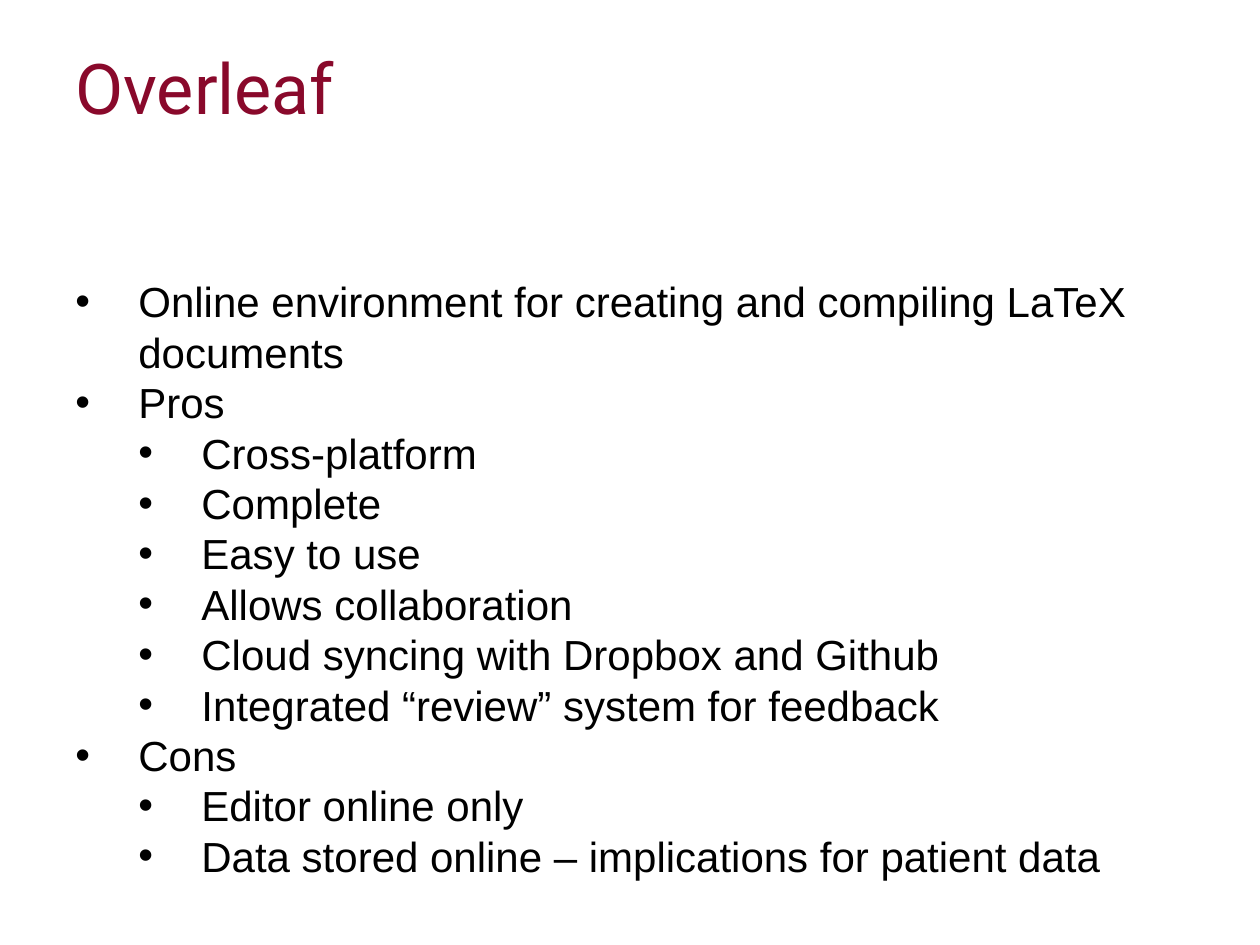
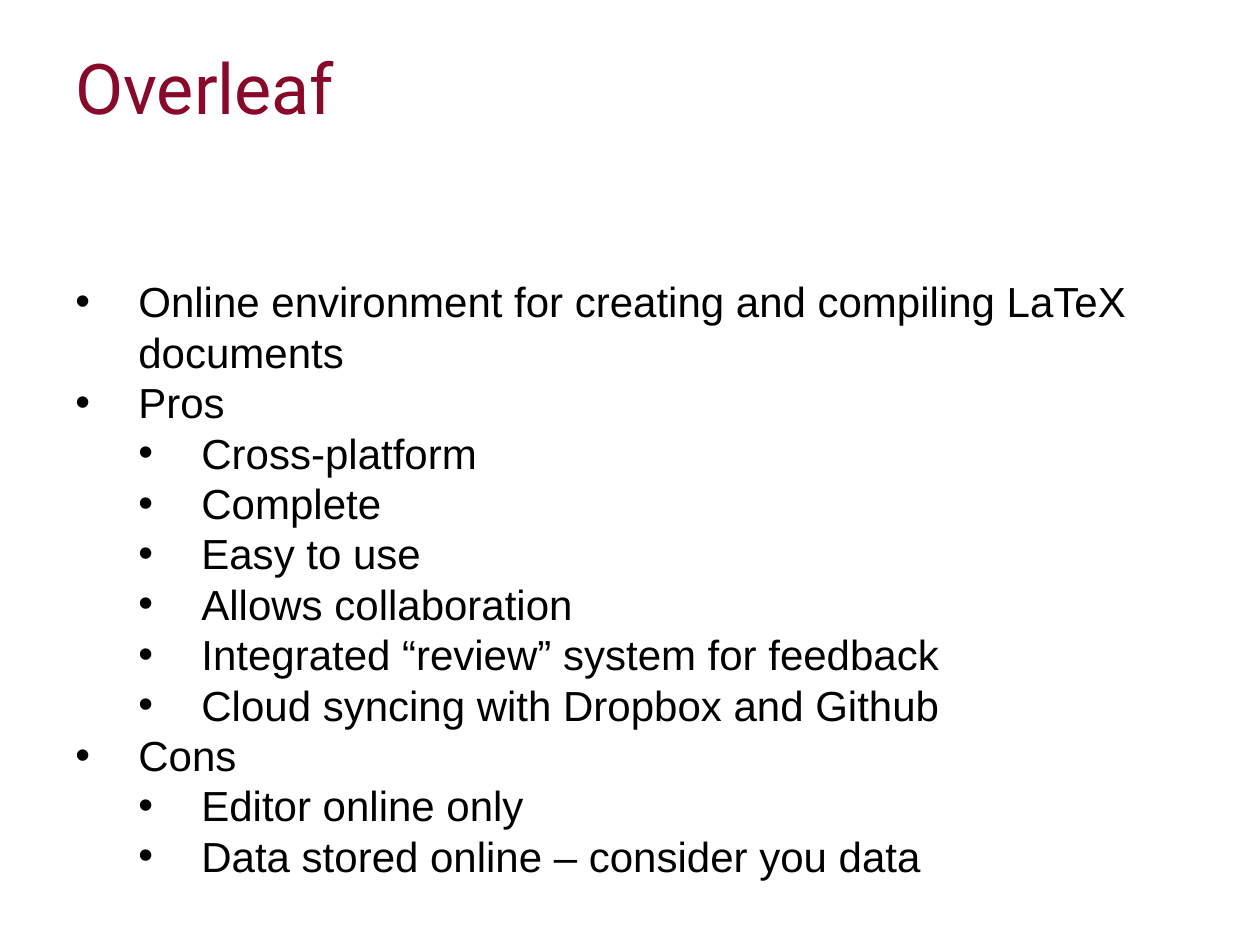
Before and after one commit to ImperialCollegeLondon/RCDS-introduction-to-latex, a slide deck: slide 6 of Intro to Latex Slides.pptx (slide 5 before the commit). Drawn at 1260x945 pixels with LibreOffice and Linux fonts; fonts in the diff are those of the drawing; background and template pictures are left out. Boxes give left, top, right and bottom in pixels: in the first picture for what was removed or moved away, otherwise in the second. Text is boxed around its words. In the diff, an @@ line names an element or a change of style, - is before the commit and + after.

```diff
--- a/Intro to Latex Slides.pptx
+++ b/Intro to Latex Slides.pptx
@@ text at <box>201,639,938,679</box>: paragraph added @@
+  • Integrated “review” system for feedback
@@ text at <box>201,690,938,729</box>: paragraph removed @@
-  • Integrated “review” system for feedback
@@ text at <box>201,841,921,880</box>: text changed @@
-  • Data stored online – implications for patient data
+  • Data stored online – consider you data
```
Also in this commit, not shown: 1 slide added.
